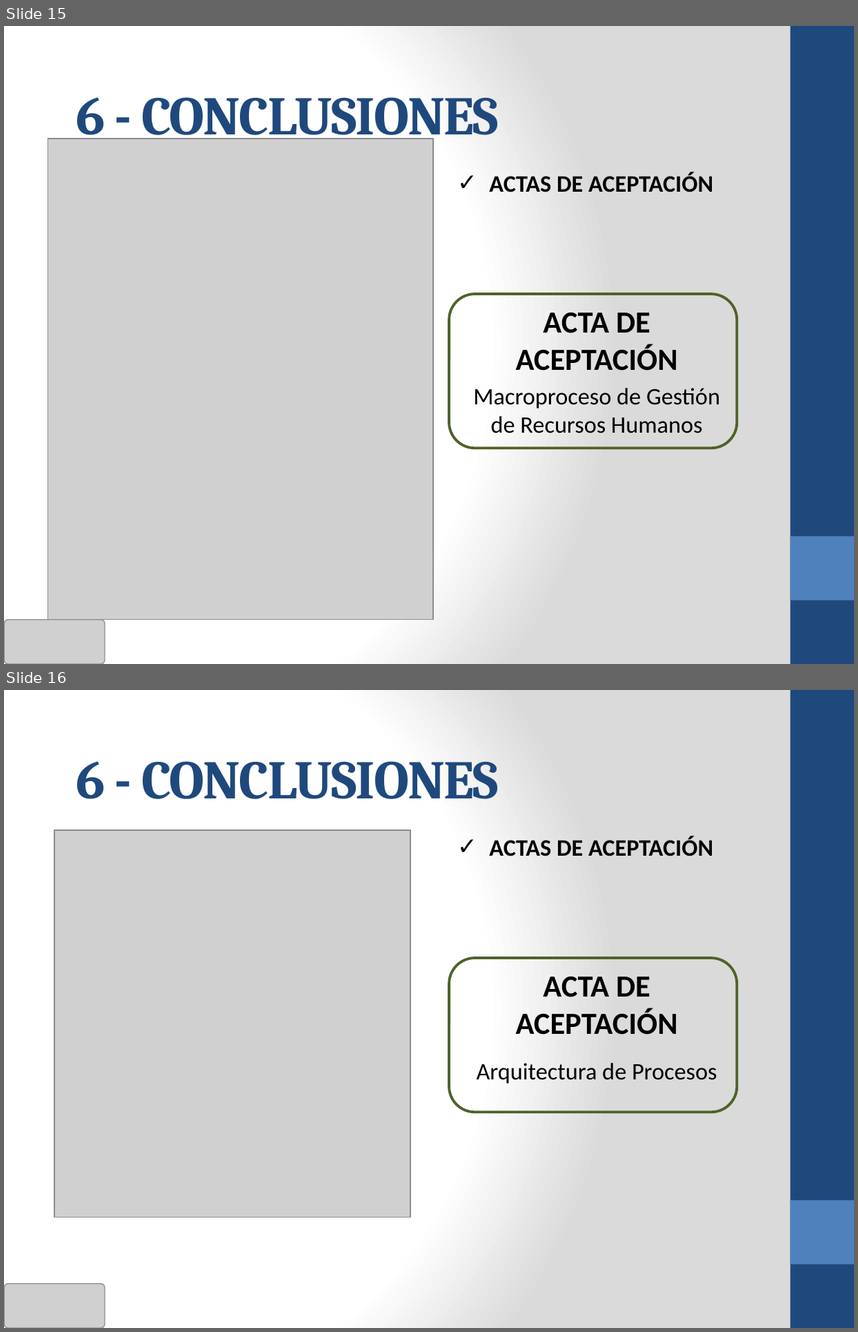
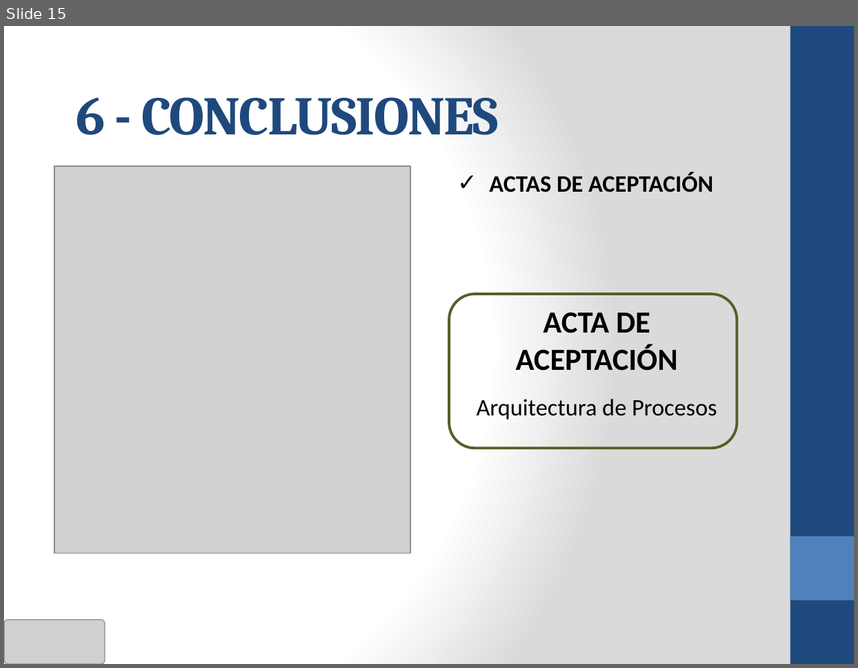
Before and after one commit to cms/proyecto-fya, a slide deck: Presentacion Final Ciclo 2011-02/ANOCFAP-[Presentación Final v3.0].pptx. Shown one above the other, each under a label of ours: slides 15 and 16 before the commit, slide 15 after it. The pictures are 858x1332 and 858x668 pixels, drawn with LibreOffice and Linux fonts; fonts in the diff are those of the drawing; grey boxes stand for pictures. Boxes give left, top, right and bottom in pixels: in the first picture for what was removed or moved away, otherwise in the second. Text is boxed around its words. In the diff, an @@ line names an element or a change of style, - is before the commit and + after.

```diff
--- a/Presentacion Final Ciclo 2011-02/ANOCFAP-[Presentación Final v3.0].pptx
+++ b/Presentacion Final Ciclo 2011-02/ANOCFAP-[Presentación Final v3.0].pptx
@@ slide 15 removed at [4, 26, 854, 664], background gradient #FFFFFF to #DADADA; not listed: 2 template elements that a slide beside it also shows @@
@@ title removed at [76, 97, 499, 146] @@
-6 - CONCLUSIONES
@@ picture removed at [48, 138, 433, 619] @@
@@ text removed at [489, 172, 713, 192] @@
-✓ ACTAS DE ACEPTACIÓN
@@ rounded rectangle removed at [450, 294, 737, 448] @@
@@ text removed at [473, 312, 720, 433] @@
-ACTA DE ACEPTACIÓN
-Macroproceso de Gestión de Recursos Humanos
@@ picture removed at [4, 619, 104, 664] @@
@@ what was slide 16 is now slide 15 @@
```
Also in this commit, not shown: 2 slides changed, 3 slides added, 5 other slides removed.
